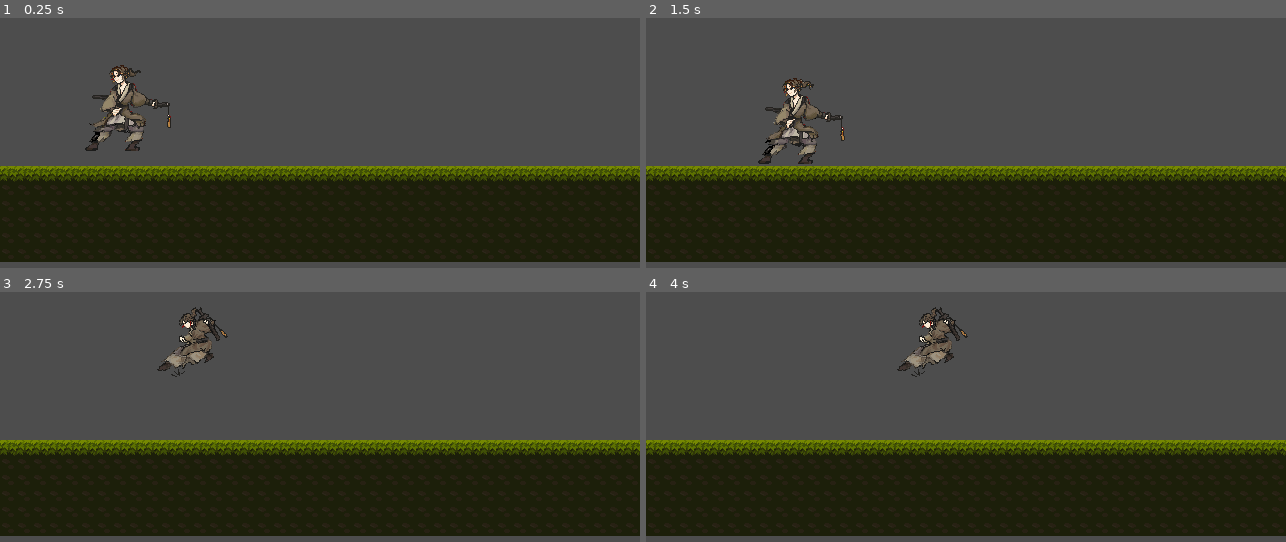
Above: before the commit, frames 1-4 (two rows, left to right).
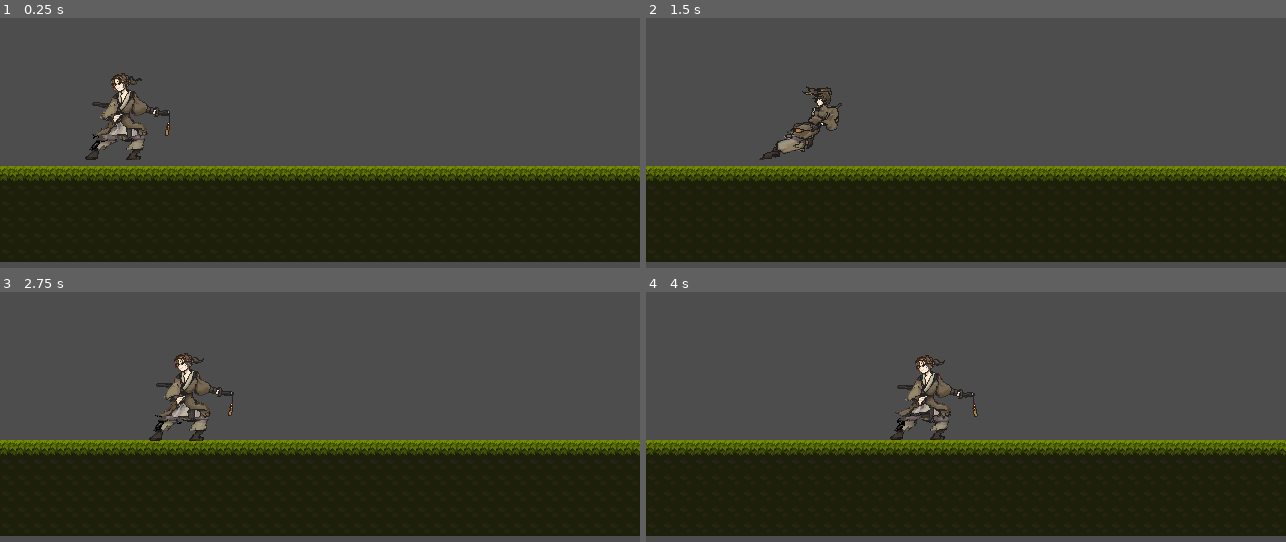
Above: after the commit, the same moments.

Repository: CocoWord/coco
Game: Godot game, scene res://levels/test_level/test_level.tscn
The game is run twice, just before and just after one commit, with the same random seed, the same clock (stepped at 60 frames per second) and the same inputs.
Inputs (mouse positions are in pixels of both pictures, inside the frame that each line leads up to):
- Up to frame 1 (0.25 s): no input
- Up to frame 2 (1.5 s): move the mouse to (1106, 73) at 0.52 s; tap Q (move) at 0.6 s; move the mouse to (838, 108) at 1.27 s; click (838, 108) at 1.35 s
- Up to frame 3 (2.75 s): move the mouse to (outside the picture) at 2.02 s; tap Q (move) at 2.1 s
- Up to frame 4 (4 s): move the mouse to (934, 437) at 2.77 s; click (934, 437) at 2.85 s; move the mouse to (1158, 417) at 3.52 s; tap Q (move) at 3.6 s

The runs differ from the first frame. In frame 1, 1.9% of the frame differs, in the area x 13-27%, y 18-57%; in frame 2, 1.9%; in frame 3, 2.4%, in the area x 23-37%, y 6-60%; in frame 4, 2.4%.

Commit message:
完成了跑步动画

Diff:
--- a/characters/main_character/main_character.gd
+++ b/characters/main_character/main_character.gd
@@ -19,11 +19,19 @@
 		moving_mode = false
 		target_position.x = get_global_mouse_position().x     #鼠标按下设定目标地点的x轴位置
 	if position.distance_to(target_position) > 2:
-		if abs(target_position.x - position.x) > 0:
-			direction = (target_position.x - position.x) / abs(target_position.x - position.x)
-		else:  direction = 0
+		animation_tree.set("parameters/conditions/is_idle" , false)
+		if (target_position.x - position.x) > 0:
+			direction = 1
+			animation_tree.set("parameters/conditions/is_back" , true)
+		elif (target_position.x - position.x) < 0:
+			direction = -1
+			animation_tree.set("parameters/conditions/is_go" , true)
+		else:
+			direction = 0
 		position.x += direction * speed * delta     #移动到鼠标位置
-	if (target_position.x - position.x) < 0:
-		animation_tree.set("parameters/conditions/is_back" , true)
+	else:
+		animation_tree.set("parameters/conditions/is_idle" , true)
+		animation_tree.set("parameters/conditions/is_back" , false)
+		animation_tree.set("parameters/conditions/is_go" , false)
 	velocity.y += gravity * delta
 	move_and_slide() #重力
--- a/characters/main_character/main_character.tscn
+++ b/characters/main_character/main_character.tscn
@@ -1,26 +1,27 @@
-[gd_scene load_steps=35 format=3 uid="uid://pquju4sviuxp"]
+[gd_scene load_steps=39 format=3 uid="uid://pquju4sviuxp"]
 
 [ext_resource type="Script" path="res://characters/main_character/main_character.gd" id="1_gwqki"]
-[ext_resource type="Texture2D" uid="uid://iymse8ir6c55" path="res://assets/characters/main_character/animations/idle/idle-1.png" id="1_gxac8"]
 [ext_resource type="Texture2D" uid="uid://8krcfic6ytbs" path="res://assets/characters/main_character/animations/back/back_0000_图层-7.png" id="1_wi5or"]
 [ext_resource type="Texture2D" uid="uid://p1vnt515185o" path="res://assets/characters/main_character/animations/back/back_0001_图层-6.png" id="2_3tilg"]
-[ext_resource type="Texture2D" uid="uid://co75ninw6xvjk" path="res://assets/characters/main_character/animations/idle/idle-2.png" id="2_vroun"]
-[ext_resource type="Texture2D" uid="uid://2k8qw03ry50y" path="res://assets/characters/main_character/animations/idle/idle-3.png" id="3_g4o3x"]
 [ext_resource type="Texture2D" uid="uid://cblw7r8322bv" path="res://assets/characters/main_character/animations/back/back_0002_图层-5.png" id="3_u2vrx"]
-[ext_resource type="Texture2D" uid="uid://bmlqn36dm1vt5" path="res://assets/characters/main_character/animations/idle/idle-4.png" id="4_5khsc"]
 [ext_resource type="Texture2D" uid="uid://bjoevvevw220a" path="res://assets/characters/main_character/animations/back/back_0003_图层-4.png" id="4_yviko"]
 [ext_resource type="Texture2D" uid="uid://c3hrtymov7duk" path="res://assets/characters/main_character/animations/back/back_0004_图层-3.png" id="5_jknw7"]
-[ext_resource type="Texture2D" uid="uid://u7mscvsi8nuo" path="res://assets/characters/main_character/animations/idle/idle-5.png" id="5_m0jpn"]
 [ext_resource type="Texture2D" uid="uid://cf7wndtdih54w" path="res://assets/characters/main_character/animations/back/back_0005_图层-2.png" id="6_bgi7r"]
-[ext_resource type="Texture2D" uid="uid://btcyw5yojn374" path="res://assets/characters/main_character/animations/idle/idle-6.png" id="6_ntr0e"]
 [ext_resource type="Texture2D" uid="uid://bssigg1h3pc07" path="res://assets/characters/main_character/animations/go/go_0006_图层-1.png" id="7_4ype1"]
 [ext_resource type="Texture2D" uid="uid://b5k4oibfbfrcy" path="res://assets/characters/main_character/animations/back/back_0006_图层-1.png" id="7_x300e"]
 [ext_resource type="Texture2D" uid="uid://de1b712e8mhgr" path="res://assets/characters/main_character/animations/go/go_0005_图层-2.png" id="8_cvjpe"]
+[ext_resource type="Texture2D" uid="uid://bpbbvkccb7vhq" path="res://assets/characters/main_character/animations/idle/idle_0000_图层-7.png" id="9_6wmy5"]
 [ext_resource type="Texture2D" uid="uid://cibmckfp10juk" path="res://assets/characters/main_character/animations/go/go_0004_图层-3.png" id="9_r6i1m"]
+[ext_resource type="Texture2D" uid="uid://bm6o353abm6xb" path="res://assets/characters/main_character/animations/idle/idle_0001_图层-6.png" id="10_bs3rm"]
 [ext_resource type="Texture2D" uid="uid://bjrvaq3d3ifdg" path="res://assets/characters/main_character/animations/go/go_0003_图层-4.png" id="10_j3uvo"]
+[ext_resource type="Texture2D" uid="uid://crp854u3wsknk" path="res://assets/characters/main_character/animations/idle/idle_0002_图层-5.png" id="11_486a4"]
 [ext_resource type="Texture2D" uid="uid://dxv6bly22q78f" path="res://assets/characters/main_character/animations/go/go_0002_图层-5.png" id="11_gdcs1"]
+[ext_resource type="Texture2D" uid="uid://dtnodh83bfc1o" path="res://assets/characters/main_character/animations/idle/idle_0003_图层-4.png" id="12_5f2qs"]
 [ext_resource type="Texture2D" uid="uid://b6nx7v3axxtoa" path="res://assets/characters/main_character/animations/go/go_0001_图层-6.png" id="12_yj5y2"]
 [ext_resource type="Texture2D" uid="uid://cht5vaof2ajlk" path="res://assets/characters/main_character/animations/go/go_0000_图层-7.png" id="13_8k1wl"]
+[ext_resource type="Texture2D" uid="uid://nkwwp2gbnwto" path="res://assets/characters/main_character/animations/idle/idle_0004_图层-3.png" id="13_dti5q"]
+[ext_resource type="Texture2D" uid="uid://b8ygbs411tl23" path="res://assets/characters/main_character/animations/idle/idle_0005_图层-2.png" id="14_43p4s"]
+[ext_resource type="Texture2D" uid="uid://bn6xib67014al" path="res://assets/characters/main_character/animations/idle/idle_0006_图层-1.png" id="15_mtelh"]
 
 [sub_resource type="SpriteFrames" id="SpriteFrames_rhx1o"]
 animations = [{
@@ -52,22 +53,25 @@
 }, {
 "frames": [{
 "duration": 1.0,
-"texture": ExtResource("1_gxac8")
-}, {
-"duration": 1.0,
-"texture": ExtResource("2_vroun")
-}, {
-"duration": 1.0,
-"texture": ExtResource("3_g4o3x")
-}, {
-"duration": 1.0,
-"texture": ExtResource("4_5khsc")
-}, {
-"duration": 1.0,
-"texture": ExtResource("5_m0jpn")
-}, {
-"duration": 1.0,
-"texture": ExtResource("6_ntr0e")
+"texture": ExtResource("9_6wmy5")
+}, {
+"duration": 1.0,
+"texture": ExtResource("10_bs3rm")
+}, {
+"duration": 1.0,
+"texture": ExtResource("11_486a4")
+}, {
+"duration": 1.0,
+"texture": ExtResource("12_5f2qs")
+}, {
+"duration": 1.0,
+"texture": ExtResource("13_dti5q")
+}, {
+"duration": 1.0,
+"texture": ExtResource("14_43p4s")
+}, {
+"duration": 1.0,
+"texture": ExtResource("15_mtelh")
 }],
 "loop": false,
 "name": &"default",
@@ -112,31 +116,31 @@
 
 [sub_resource type="Animation" id="Animation_o2fto"]
 resource_name = "Idle"
-length = 0.23
+length = 0.25
 loop_mode = 1
 tracks/0/type = "value"
 tracks/0/imported = false
 tracks/0/enabled = true
-tracks/0/path = NodePath("Root/AnimatedSprite2D:frame")
+tracks/0/path = NodePath("Root/AnimatedSprite2D:animation")
 tracks/0/interp = 1
 tracks/0/loop_wrap = true
 tracks/0/keys = {
-"times": PackedFloat32Array(0, 0.0333333, 0.0666667, 0.1, 0.133333, 0.166667),
-"transitions": PackedFloat32Array(1, 1, 1, 1, 1, 1),
-"update": 1,
-"values": [0, 1, 2, 3, 4, 5]
+"times": PackedFloat32Array(0),
+"transitions": PackedFloat32Array(1),
+"update": 1,
+"values": [&"default"]
 }
 tracks/1/type = "value"
 tracks/1/imported = false
 tracks/1/enabled = true
-tracks/1/path = NodePath("Root/AnimatedSprite2D:animation")
+tracks/1/path = NodePath("Root/AnimatedSprite2D:frame")
 tracks/1/interp = 1
 tracks/1/loop_wrap = true
 tracks/1/keys = {
-"times": PackedFloat32Array(0.0333333),
-"transitions": PackedFloat32Array(1),
-"update": 1,
-"values": [&"default"]
+"times": PackedFloat32Array(0, 0.0333333, 0.0666667, 0.1, 0.133333, 0.166667, 0.2),
+"transitions": PackedFloat32Array(1, 1, 1, 1, 1, 1, 1),
+"update": 1,
+"values": [0, 1, 2, 3, 4, 5, 6]
 }
 
 [sub_resource type="Animation" id="Animation_0dx27"]
@@ -196,30 +200,30 @@
 
 [sub_resource type="Animation" id="Animation_8l2je"]
 resource_name = "go"
-length = 0.23
+length = 0.2
 tracks/0/type = "value"
 tracks/0/imported = false
 tracks/0/enabled = true
-tracks/0/path = NodePath("Root/AnimatedSprite2D:frame")
+tracks/0/path = NodePath("Root/AnimatedSprite2D:animation")
 tracks/0/interp = 1
 tracks/0/loop_wrap = true
 tracks/0/keys = {
-"times": PackedFloat32Array(0, 0.0333333, 0.0666667, 0.1, 0.133333, 0.166667, 0.2),
-"transitions": PackedFloat32Array(1, 1, 1, 1, 1, 1, 1),
-"update": 1,
-"values": [0, 1, 2, 3, 4, 5, 6]
+"times": PackedFloat32Array(0),
+"transitions": PackedFloat32Array(1),
+"update": 1,
+"values": [&"go"]
 }
 tracks/1/type = "value"
 tracks/1/imported = false
 tracks/1/enabled = true
-tracks/1/path = NodePath("Root/AnimatedSprite2D:animation")
+tracks/1/path = NodePath("Root/AnimatedSprite2D:frame")
 tracks/1/interp = 1
 tracks/1/loop_wrap = true
 tracks/1/keys = {
-"times": PackedFloat32Array(0.433333),
-"transitions": PackedFloat32Array(1),
-"update": 1,
-"values": [&"go"]
+"times": PackedFloat32Array(0, 0.0333333, 0.0666667, 0.1, 0.133333, 0.166667),
+"transitions": PackedFloat32Array(1, 1, 1, 1, 1, 1),
+"update": 1,
+"values": [0, 1, 2, 3, 4, 5]
 }
 
 [sub_resource type="AnimationLibrary" id="AnimationLibrary_7koxn"]
@@ -250,6 +254,18 @@
 [sub_resource type="AnimationNodeStateMachineTransition" id="AnimationNodeStateMachineTransition_btr7y"]
 advance_mode = 2
 advance_condition = &"is_back"
+
+[sub_resource type="AnimationNodeStateMachineTransition" id="AnimationNodeStateMachineTransition_07rqo"]
+advance_mode = 2
+advance_condition = &"is_idle"
+
+[sub_resource type="AnimationNodeStateMachineTransition" id="AnimationNodeStateMachineTransition_vnpv2"]
+advance_mode = 2
+advance_condition = &"is_go"
+
+[sub_resource type="AnimationNodeStateMachineTransition" id="AnimationNodeStateMachineTransition_m71hc"]
+advance_mode = 2
+advance_condition = &"is_idle"
 
 [sub_resource type="AnimationNodeStateMachine" id="AnimationNodeStateMachine_ghuy1"]
 states/End/position = Vector2(648, 129)
@@ -260,7 +276,7 @@
 states/back/position = Vector2(496, 242)
 states/go/node = SubResource("AnimationNodeAnimation_nsnid")
 states/go/position = Vector2(364, 232)
-transitions = ["Start", "Idle", SubResource("AnimationNodeSt …(62 unchanged characters)… mationNodeStateMachineTransition_btr7y")]
+transitions = ["Start", "Idle", SubResource("AnimationNodeSt …(62 unchanged characters)… mationNodeStateMachineTransition_btr7y"), "back", "Idle", SubResource("AnimationNodeStateMachineTransition_07rqo"), "Idle", "go", SubResource("AnimationNodeStateMachineTransition_vnpv2"), "go", "Idle", SubResource("AnimationNodeStateMachineTransition_m71hc")]
 graph_offset = Vector2(-188, 60)
 
 [sub_resource type="RectangleShape2D" id="RectangleShape2D_kl2qe"]
@@ -272,6 +288,7 @@
 [node name="Root" type="Node2D" parent="."]
 
 [node name="AnimatedSprite2D" type="AnimatedSprite2D" parent="Root"]
+position = Vector2(1, 1)
 sprite_frames = SubResource("SpriteFrames_rhx1o")
 
 [node name="AnimController" type="Node" parent="."]
@@ -287,7 +304,9 @@
 tree_root = SubResource("AnimationNodeStateMachine_ghuy1")
 anim_player = NodePath("../AnimationPlayer")
 parameters/conditions/is_back = false
+parameters/conditions/is_go = false
+parameters/conditions/is_idle = false
 
 [node name="CollisionShape2D" type="CollisionShape2D" parent="."]
-position = Vector2(-3, 53.5)
+position = Vector2(-6, -1)
 shape = SubResource("RectangleShape2D_kl2qe")
--- a/levels/test_level/test_level.tscn
+++ b/levels/test_level/test_level.tscn
@@ -36,4 +36,4 @@
 tile_map = NodePath("../TileMapLayer")
 
 [node name="MainCharacter" parent="." instance=ExtResource("4_s3tej")]
-position = Vector2(123, 112)
+position = Vector2(127, 173)
Binary file removed: assets/characters/main_character/animations/idle/idle-1.png
Binary file removed: assets/characters/main_character/animations/idle/idle-2.png
Binary file removed: assets/characters/main_character/animations/idle/idle-3.png
Binary file removed: assets/characters/main_character/animations/idle/idle-4.png
Binary file removed: assets/characters/main_character/animations/idle/idle-5.png
Binary file removed: assets/characters/main_character/animations/idle/idle-6.png
Binary file added: assets/characters/main_character/animations/idle/idle_0000_图层-7.png
Not shown, changed: assets/characters/main_character/animations/idle/idle_0000_图层-7.png.import
Binary file added: assets/characters/main_character/animations/idle/idle_0001_图层-6.png
Not shown, changed: assets/characters/main_character/animations/idle/idle_0001_图层-6.png.import
Binary file added: assets/characters/main_character/animations/idle/idle_0002_图层-5.png
Not shown, changed: assets/characters/main_character/animations/idle/idle_0002_图层-5.png.import
(and 8 more such lines)
